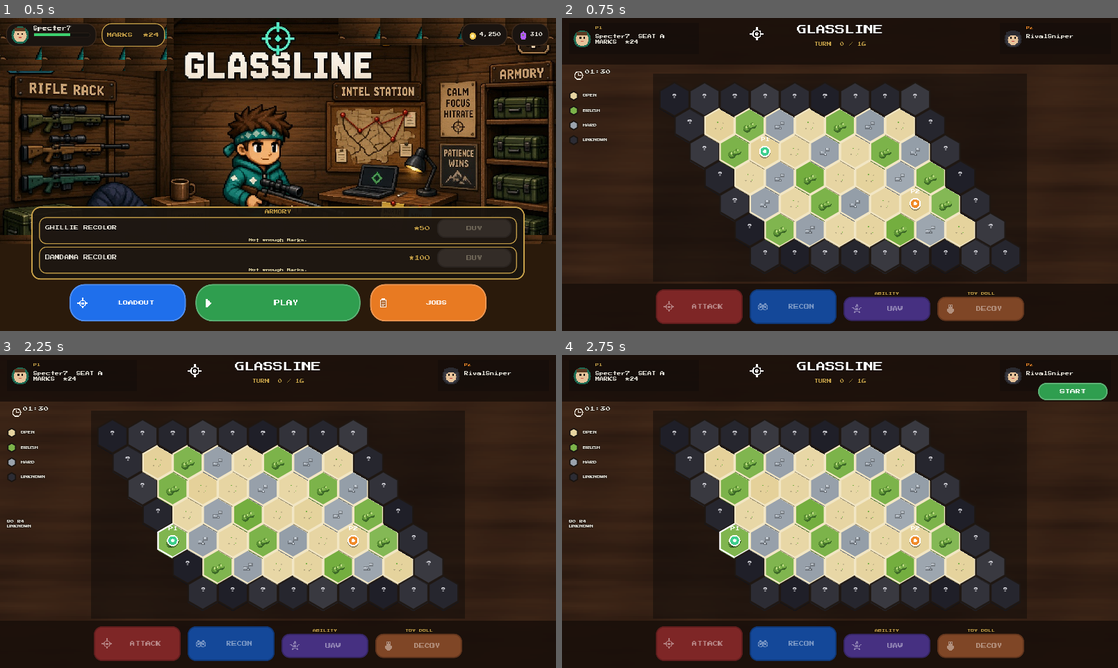
Above: before the commit, frames 1-4 (two rows, left to right).
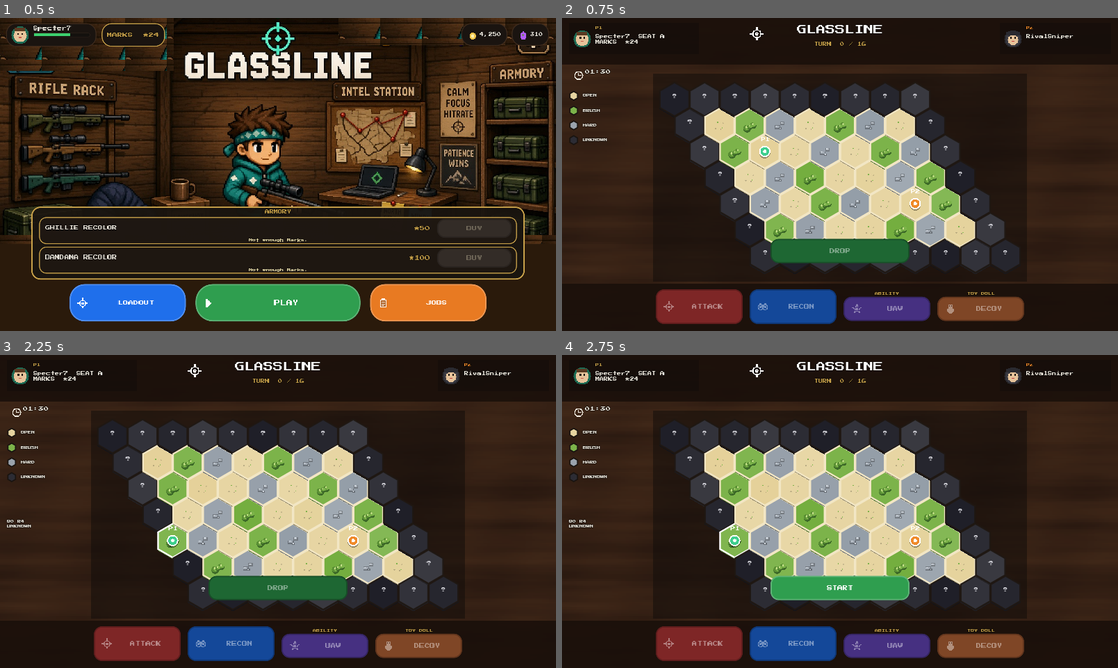
Above: after the commit, the same moments.

Repository: physikal/glassline-godot
Game: Godot game, scene res://scenes/lobby/hideout_lobby.tscn
The game is run twice, just before and just after one commit, with the same random seed, the same clock (stepped at 60 frames per second) and the same inputs.
Inputs (mouse positions are in pixels of both pictures, inside the frame that each line leads up to):
- Up to frame 1 (0.5 s): no input
- Up to frame 2 (0.75 s): click "PLAY" at 0.5 s
- Up to frame 3 (2.25 s): tap Enter at 1.25 s; move the mouse to (400, 495) at 1.27 s; click (400, 495) at 1.42 s; tap Space at 2 s; move the mouse to (166, 527) at 2.02 s; click (166, 527) at 2.17 s
- Up to frame 4 (2.75 s): no input

Frame 1 is identical in both runs. In frame 2, 1.9% of the frame differs, in the area x 37-63%, y 70-79%; in frame 3, 1.9%; in frame 4, 2.6%, in the area x 37-99%, y 8-79%.

Commit message:
Center rematch-ready START and align LIVE R1–R5 smoke
Move the ready/drop START cue off the P2 nameplate into the board
center. Smoke now checks 409 match_not_ended, durable player reuse,
Marks deltas, decline, and expiresAt timeout against LIVE.

Co-authored-by: physikal <physikal@users.noreply.github.com>

Diff:
--- a/scenes/match/match_screen.gd
+++ b/scenes/match/match_screen.gd
@@ -464,8 +464,9 @@
 	decoy_col.add_child(_btn_decoy)
 	row.add_child(decoy_col)
 
-	_btn_start = Chrome.chunk_button("START", Chrome.PLAY_GREEN, Color.WHITE, Vector2(160, 40))
-	_btn_start.position = Vector2(1096, 64)
+	## Soft P2: rematch-ready START is a centered drop cue, not tucked under P2.
+	_btn_start = Chrome.chunk_button("START", Chrome.PLAY_GREEN, Color.WHITE, Vector2(320, 56))
+	_btn_start.position = Vector2(480, 508)
 	_btn_start.pressed.connect(_on_start)
 	add_child(_btn_start)
 
@@ -658,7 +659,10 @@
 			_status.text = ""
 			_phase.text = ""
 			_toast.text = ""
-			_btn_start.visible = snap.you_placed() and _dummy_placed
+			var both_dropped := snap.you_placed() and _dummy_placed
+			_btn_start.text = "START" if both_dropped else "DROP"
+			_btn_start.disabled = not both_dropped
+			_btn_start.visible = true
 			_set_actions(false)
 			_end_panel.visible = false
 		Contract.STATUS_ACTIVE:
--- a/tools/headless_loop_test.gd
+++ b/tools/headless_loop_test.gd
@@ -370,7 +370,7 @@
 
 
 func _rematch_case(failed: PackedStringArray) -> void:
-	## R1–R5 mock: both accept new board; decline / timeout hideout; Marks frozen.
+	## R1–R5 mock: both accept + fresh terrain; same durable seats; Marks frozen; decline / timeout hideout.
 	server.clear_all()
 	server.reset_wallet(0)
 	var hunt: Dictionary = _play_pvp_kill()
@@ -392,7 +392,7 @@
 	_expect(failed, bool(one.get("youAccepted", false)), "R youAccepted A")
 	_expect(failed, not bool(one.get("opponentAccepted", true)), "R opponent not yet")
 	_expect(failed, str(one.get("rematch", {}).get("newMatchId", "")) == "", "R no match yet")
-	_expect(failed, server.account_marks == wallet, "R4 accept A Marks frozen")
+	_expect(failed, server.account_marks == wallet, "R3 accept A Marks frozen")
 
 	var both: Dictionary = server.rematch(mid, pid_b, true)
 	var rem: Variant = both.get("rematch", {})
@@ -407,19 +407,22 @@
 	_expect(failed, str(replay_a.get("status", "")) == Contract.REMATCH_READY, "R1 replay A ready")
 	_expect(failed, str(replay_a.get("joinToken", "")) != "", "R1 replay A joinToken")
 	_expect(failed, str(replay_a.get("matchId", "")) == new_id, "R1 replay same matchId")
-	_expect(failed, server.account_marks == wallet, "R4 rematch create Marks frozen")
+	_expect(failed, server.account_marks == wallet, "R3 rematch create Marks frozen")
 
 	var neu_a: Snapshot = Snapshot.from_dict(server.get_snapshot(new_id, pid_a))
 	var neu_b: Snapshot = Snapshot.from_dict(server.get_snapshot(new_id, pid_b))
 	_expect(failed, neu_a.status() == Contract.STATUS_READY, "R1 A ready to drop")
 	_expect(failed, neu_b.status() == Contract.STATUS_READY, "R1 B ready to drop")
-	_expect(failed, neu_a.you_seat() == Contract.SEAT_A and neu_b.you_seat() == Contract.SEAT_B, "R1 same seats")
+	_expect(failed, neu_a.you_seat() == Contract.SEAT_A and neu_b.you_seat() == Contract.SEAT_B, "R2 same seats")
 	_expect(failed, not neu_a.you_placed() and not neu_b.you_placed(), "R1 fresh drop")
-	_expect(failed, neu_a.you_marks() == wallet, "R4 new snap wallet unchanged")
+	_expect(failed, neu_a.you_marks() == wallet, "R3 new snap wallet unchanged")
 	var new_fp: String = server.terrain_fingerprint(new_id)
-	_expect(failed, new_fp != "" and new_fp != old_fp, "R2 terrain salt differs")
-
-	## R3 — one decline, no new match.
+	_expect(failed, new_fp != "" and new_fp != old_fp, "R1 terrain salt differs")
+	var neu_row: Dictionary = server._matches[new_id]
+	_expect(failed, str(neu_row["seats"][Contract.SEAT_A]["playerId"]) == pid_a, "R2 durable player A")
+	_expect(failed, str(neu_row["seats"][Contract.SEAT_B]["playerId"]) == pid_b, "R2 durable player B")
+
+	## R4 — one decline, no new match.
 	server.clear_all()
 	server.reset_wallet(wallet)
 	hunt = _play_pvp_kill()
@@ -429,14 +432,14 @@
 	wallet = server.account_marks
 	var before_ids: Array = server._matches.keys()
 	var no: Dictionary = server.rematch(mid, pid_b, false)
-	_expect(failed, bool(no.get("ok", false)), "R3 decline ok")
-	_expect(failed, str(no.get("rematch", {}).get("status", "")) == Contract.REMATCH_DECLINED, "R3 declined")
-	_expect(failed, str(no.get("rematch", {}).get("newMatchId", "")) == "", "R3 no newMatchId")
-	_expect(failed, server._matches.keys() == before_ids, "R3 no new match row")
-	_expect(failed, server.account_marks == wallet, "R4 decline Marks frozen")
+	_expect(failed, bool(no.get("ok", false)), "R4 decline ok")
+	_expect(failed, str(no.get("rematch", {}).get("status", "")) == Contract.REMATCH_DECLINED, "R4 declined")
+	_expect(failed, str(no.get("rematch", {}).get("newMatchId", "")) == "", "R4 no newMatchId")
+	_expect(failed, server._matches.keys() == before_ids, "R4 no new match row")
+	_expect(failed, server.account_marks == wallet, "R3 decline Marks frozen")
 	var later: Dictionary = server.rematch(mid, pid_a, true)
-	_expect(failed, str(later.get("rematch", {}).get("status", "")) == Contract.REMATCH_DECLINED, "R3 accept after decline stays declined")
-	_expect(failed, server._matches.keys() == before_ids, "R3 still no new match")
+	_expect(failed, str(later.get("rematch", {}).get("status", "")) == Contract.REMATCH_DECLINED, "R4 accept after decline stays declined")
+	_expect(failed, server._matches.keys() == before_ids, "R4 still no new match")
 
 	## R5 — 30s timeout == decline.
 	server.clear_all()
@@ -455,7 +458,7 @@
 	_expect(failed, str(late.get("rematch", {}).get("status", "")) == Contract.REMATCH_EXPIRED, "R5 accept after expiry refused")
 	_expect(failed, str(late.get("newMatchId", "")) == "", "R5 no new match")
 	_expect(failed, server._matches.keys() == before_ids, "R5 no match spawned")
-	_expect(failed, server.account_marks == wallet, "R4 timeout Marks frozen")
+	_expect(failed, server.account_marks == wallet, "R3 timeout Marks frozen")
 
 	## Jobs do not offer rematch.
 	server.clear_all()
Not shown, changed: tools/live_rematch_smoke.py
